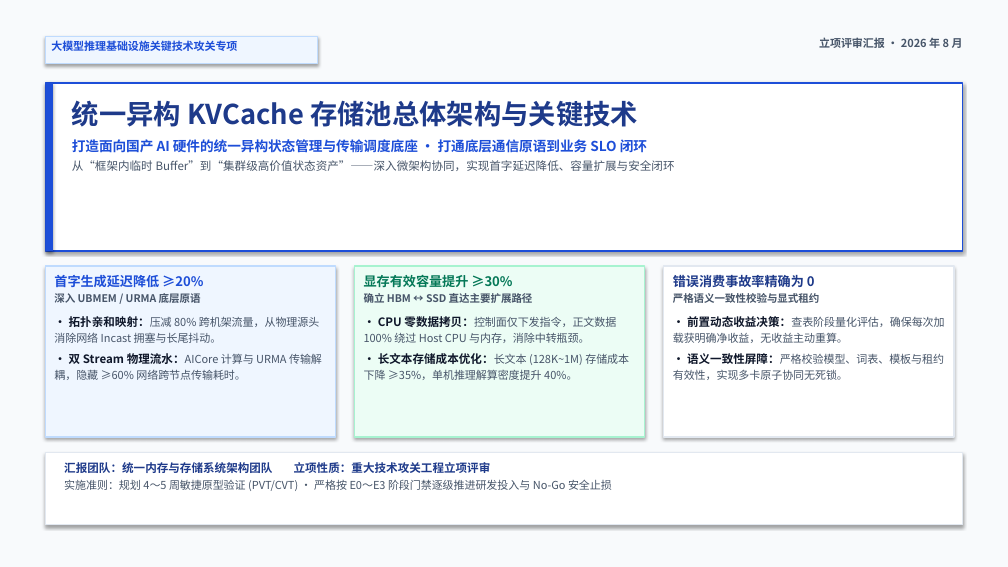
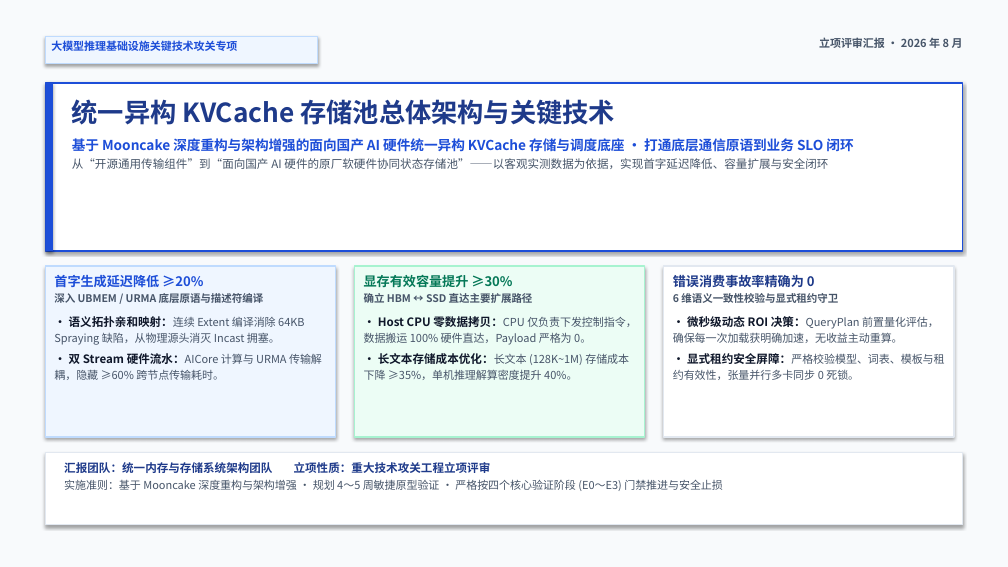
Before and after one commit to stonetree/reports, a slide deck: slide 1 of kvcache/unified_kv_memory/统一异构KVCache存储池_第一方推理基础设施立项汇报_10页精美图表增强版_20260814.pptx. Drawn at 1008x567 pixels with LibreOffice and Linux fonts; fonts in the diff are those of the drawing. Boxes give left, top, right and bottom in pixels: in the first picture for what was removed or moved away, otherwise in the second. Text is boxed around its words. In the diff, an @@ line names an element or a change of style, - is before the commit and + after.

```diff
--- a/kvcache/unified_kv_memory/统一异构KVCache存储池_第一方推理基础设施立项汇报_10页精美图表增强版_20260814.pptx
+++ b/kvcache/unified_kv_memory/统一异构KVCache存储池_第一方推理基础设施立项汇报_10页精美图表增强版_20260814.pptx
@@ text at bbox=[72, 99, 615, 125]: size 26 to 25 pt in "统一异构 KVCache 存储池总体架构与关键技术" @@
@@ text at bbox=[72, 138, 853, 169]: text changed @@
-打造面向国产 AI 硬件的统一异构状态管理与传输调度底座 · 打通底层通信原语到业务 SLO 闭环
-从“框架内临时 Buffer”到“集群级高价值状态资产”——深入微架构协同，实现首字延迟降低、容量扩展与安全闭环
+基于 Mooncake 深度重构与架构增强的面向国产 AI 硬件统一异构 KVCache 存储与调度底座 · 打通底层通信原语到业务 SLO 闭环
+从“开源通用传输组件”到“面向国产 AI 硬件的原厂软硬件协同状态存储池”——以客观实测数据为依据，实现首字延迟降低、容量扩展与安全闭环
@@ text at bbox=[54, 316, 322, 380]: text changed @@
-深入 UBMEM / URMA 底层原语
-• 拓扑亲和映射：压减 80% 跨机架流量，从物理源头消除网络 Incast 拥塞与长尾抖动。
-• 双 Stream 物理流水：AICore 计算与 URMA 传输解耦，隐藏 ≥60% 网络跨节点传输耗时。
+深入 UBMEM / URMA 底层原语与描述符编译
+• 语义拓扑亲和映射：连续 Extent 编译消除 64KB Spraying 缺陷，从物理源头消灭 Incast 拥塞。
+• 双 Stream 硬件流水：AICore 计算与 URMA 传输解耦，隐藏 ≥60% 跨节点传输耗时。
@@ text at bbox=[364, 316, 636, 345]: text changed @@
-• CPU 零数据拷贝：控制面仅下发指令，正文数据 100% 绕过 Host CPU 与内存，消除中转瓶颈。
+• Host CPU 零数据拷贝：CPU 仅负责下发控制指令，数据搬运 100% 硬件直达，Payload 严格为 0。
@@ text at bbox=[673, 316, 944, 380]: text changed @@
-严格语义一致性校验与显式租约
-• 前置动态收益决策：查表阶段量化评估，确保每次加载获明确净收益，无收益主动重算。
-• 语义一致性屏障：严格校验模型、词表、模板与租约有效性，实现多卡原子协同无死锁。
+6 维语义一致性校验与显式租约守卫
+• 微秒级动态 ROI 决策：QueryPlan 前置量化评估，确保每一次加载获明确加速，无收益主动重算。
+• 显式租约安全屏障：严格校验模型、词表、模板与租约有效性，张量并行多卡同步 0 死锁。
@@ text at bbox=[64, 480, 723, 491]: text changed @@
-实施准则：规划 4～5 周敏捷原型验证 (PVT/CVT) · 严格按 E0～E3 阶段门禁逐级推进研发投入与 No-Go 安全止损
+实施准则：基于 Mooncake 深度重构与架构增强 · 规划 4～5 周敏捷原型验证 · 严格按四个核心验证阶段 (E0～E3) 门禁推进与安全止损
```
Also in this commit, not shown: 11 other slides changed, 4 other files.
